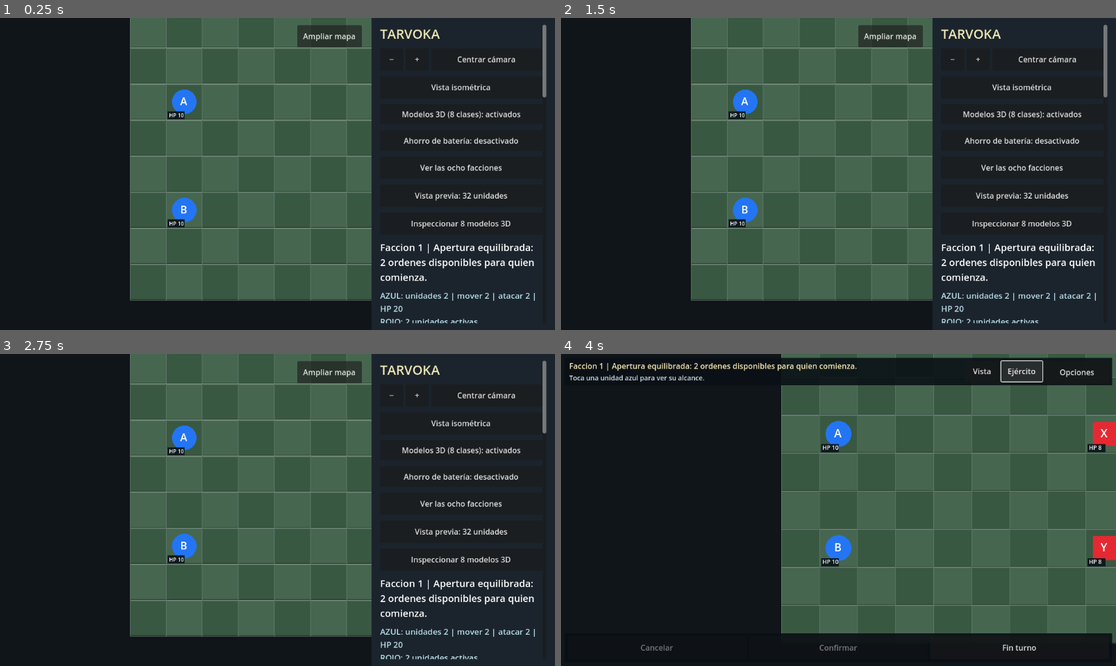
Above: before the commit, frames 1-4 (two rows, left to right).
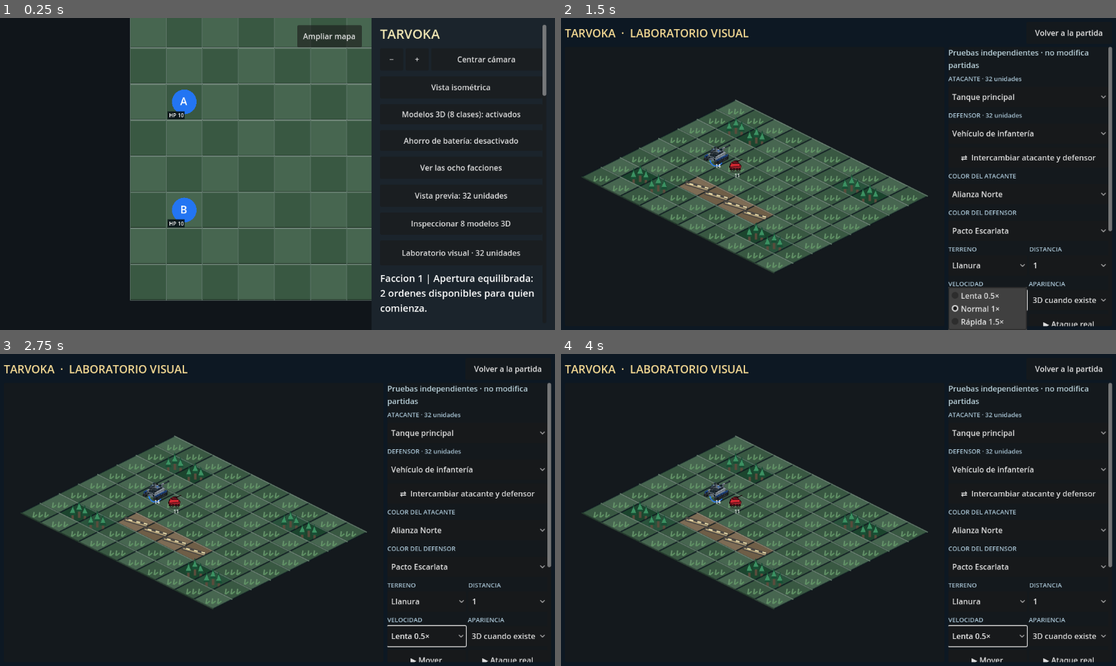
Above: after the commit, the same moments.

Repository: edwinrodri12/Tarvoka
Game: Godot game, scene res://scenes/Main.tscn
The game is run twice, just before and just after one commit, with the same random seed, the same clock (stepped at 60 frames per second) and the same inputs.
Inputs (mouse positions are in pixels of both pictures, inside the frame that each line leads up to):
- Up to frame 1 (0.25 s): no input
- Up to frame 2 (1.5 s): click (1021, 252) at 0.5 s, where only the run after the commit has a clickable "Laboratorio visual · 32 unida…"; click (988, 298) at 1.25 s, where only the run after the commit has a clickable "Normal 1×"
- Up to frame 3 (2.75 s): click (427, 634) at 2 s, where only the run after the commit has a clickable "Normal 1×"
- Up to frame 4 (4 s): click "Ampliar mapa" at 2.75 s; click "Ejército" (after the commit: "−") at 3.5 s

The runs differ from the first frame. In frame 1, 1.9% of the frame differs, in the area x 68-99%, y 24-98%; in frame 2, 41%; in frame 3, 40%; in frame 4, 57%, in the area x 0-100%, y 0-99%.
Error after the commit: Invalid assignment of property or key 'visual_playback_speed' with value of type 'float' on a base object of type 'Control (TarvokaTouchBoard)'. (res://scripts…

Commit message:
feat(android): launch full-screen Visual Laboratory from main options and compact battle HUD

Diff:
--- a/scripts/ui/Main.gd
+++ b/scripts/ui/Main.gd
@@ -11,6 +11,7 @@
 const FactionGallery = preload("res://scripts/ui/FactionGallery.gd")
 const UnitArtGallery = preload("res://scripts/ui/UnitArtGallery.gd")
 const Unit3DInspector = preload("res://scripts/ui/Unit3DInspector.gd")
+const VisualLab = preload("res://scripts/ui/VisualLab.gd")
 const MinimapScript = preload("res://scripts/ui/BattleMinimap.gd")
 
 var board: Control
@@ -26,6 +27,9 @@
 var unit_art_gallery_button: Button
 var unit_3d_inspector: AcceptDialog
 var unit_3d_inspector_button: Button
+var visual_laboratory: Control
+var visual_laboratory_button: Button
+var visual_laboratory_quick: Button
 var iso_view_button: Button
 var models_3d_button: Button
 var battery_saver_button: Button
@@ -213,6 +217,17 @@
     panel.add_child(unit_3d_inspector_button)
     unit_3d_inspector = Unit3DInspector.new()
     add_child(unit_3d_inspector)
+    visual_laboratory_button = Button.new()
+    visual_laboratory_button.text = "Laboratorio visual · 32 unidades"
+    visual_laboratory_button.custom_minimum_size.y = 52
+    visual_laboratory_button.tooltip_text = "Comparar modelos, terreno, movilidad, disparo y contraataque sin tocar la partida"
+    visual_laboratory_button.pressed.connect(_open_visual_lab)
+    panel.add_child(visual_laboratory_button)
+    # Fullscreen overlay appears above the complete game HUD, but its
+    # disposable test board has no access to the live board or save path.
+    visual_laboratory = VisualLab.new()
+    visual_laboratory.name = "LaboratorioVisual"
+    add_child(visual_laboratory)
 
     status_label = Label.new()
     status_label.autowrap_mode = TextServer.AUTOWRAP_WORD_SMART
@@ -668,9 +683,21 @@
     compact_iso.offset_bottom = 49
     compact_iso.pressed.connect(_toggle_isometric_view)
     battle_hud_overlay.add_child(compact_iso)
+    visual_laboratory_quick = Button.new()
+    visual_laboratory_quick.text = "Lab"
+    visual_laboratory_quick.tooltip_text = "Abrir laboratorio visual"
+    visual_laboratory_quick.custom_minimum_size = Vector2(61,42)
+    visual_laboratory_quick.set_anchors_and_offsets_preset(Control.PRESET_TOP_RIGHT)
+    visual_laboratory_quick.offset_left = -372
+    visual_laboratory_quick.offset_right = -311
+    visual_laboratory_quick.offset_top = 7
+    visual_laboratory_quick.offset_bottom = 49
+    visual_laboratory_quick.pressed.connect(_open_visual_lab)
+    battle_hud_overlay.add_child(visual_laboratory_quick)
     battle_hud_commands.hide()
     compact_center.hide()
     compact_iso.hide()
+    visual_laboratory_quick.hide()
 
 func _set_compact_hud(compact: bool) -> void:
     battle_hud_compact = compact
@@ -678,6 +705,7 @@
     battle_hud_commands.visible = compact
     compact_center.visible = compact
     compact_iso.visible = compact
+    visual_laboratory_quick.visible = compact
     battle_hud_toggle.text = "Opciones" if compact else "Ampliar mapa"
     layout_for_size(get_viewport_rect().size)
 
@@ -977,6 +1005,10 @@
     if board.iso_enabled:
         battle_minimap.queue_redraw()
 
+func _open_visual_lab() -> void:
+    if visual_laboratory != null:
+        visual_laboratory.call("open_lab")
+
 func _open_unit_3d_inspector() -> void:
     if unit_3d_inspector != null:
         unit_3d_inspector.call("open_viewer")
